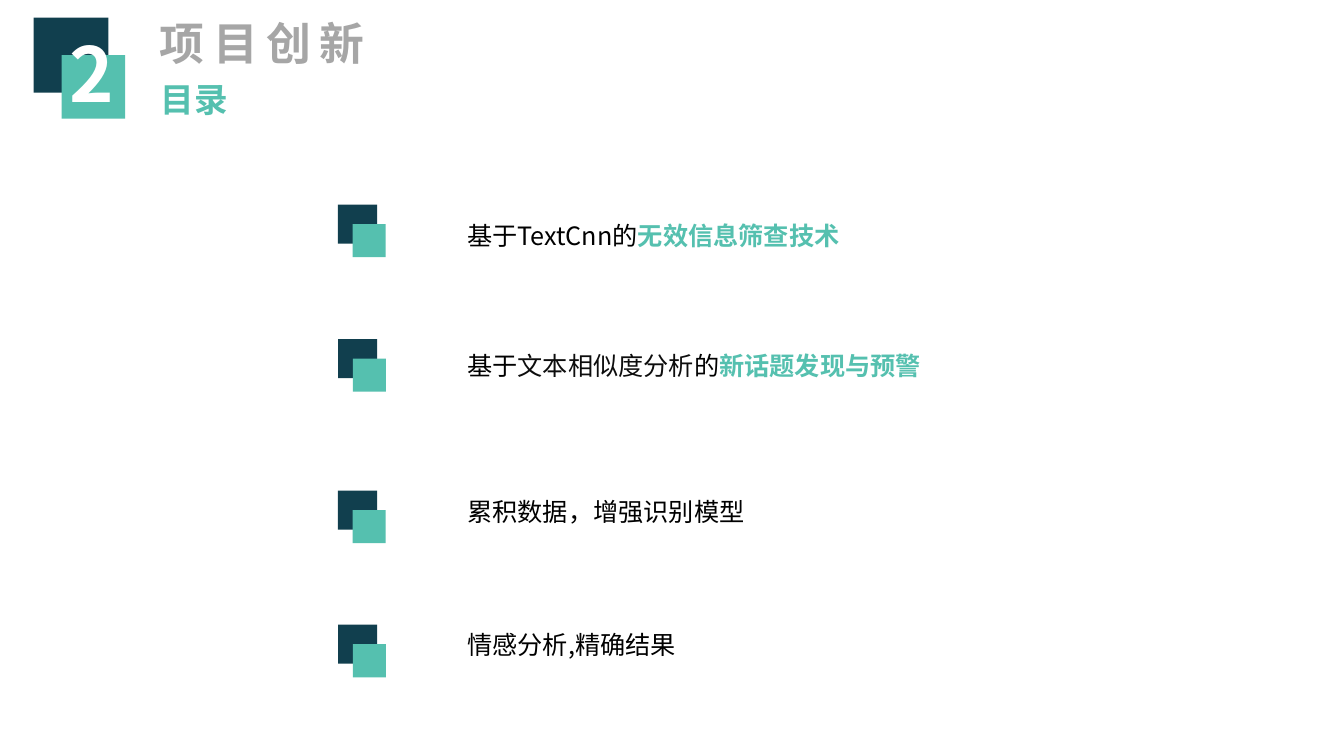
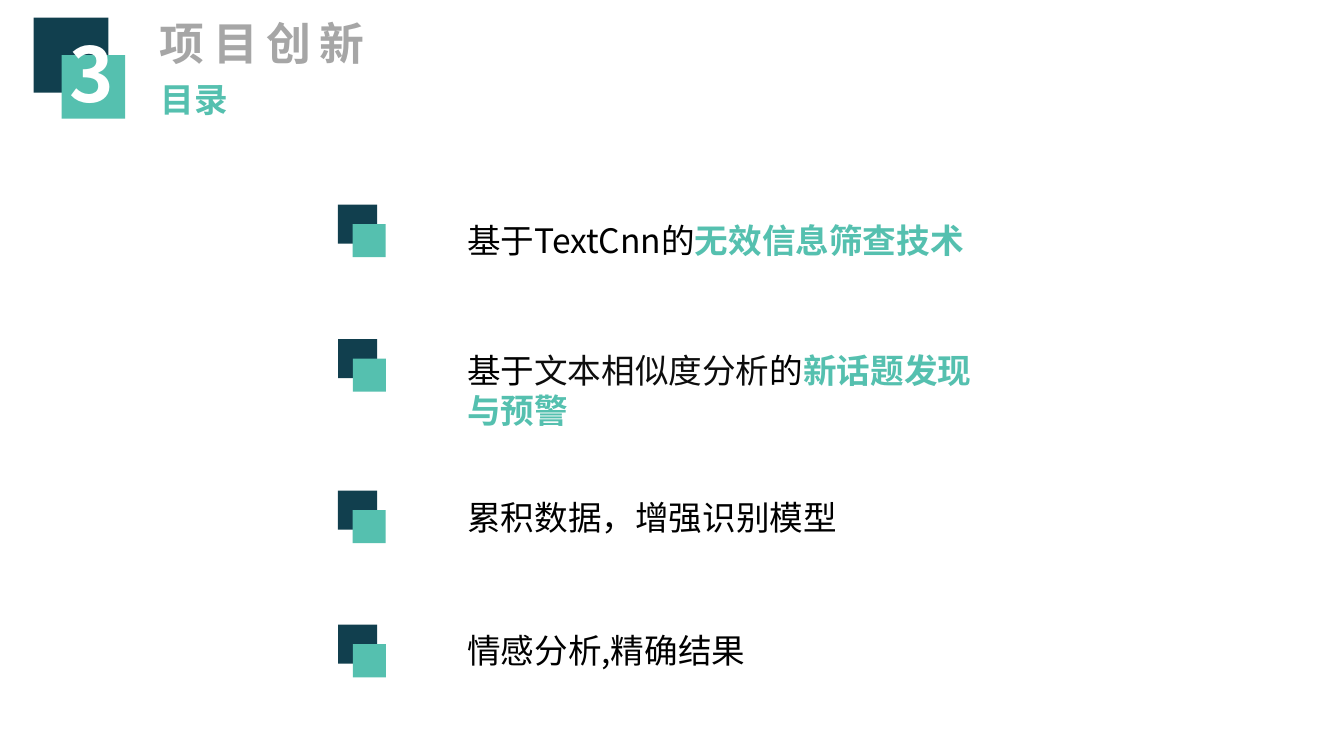
Before and after one commit to zjutfly/fly, a slide deck: slide 16 of fly_ppt.pptx (slide 15 before the commit). Drawn at 1344x756 pixels with LibreOffice and Linux fonts; fonts in the diff are those of the drawing. Boxes give left, top, right and bottom in pixels: in the first picture for what was removed or moved away, otherwise in the second. Text is boxed around its words. In the diff, an @@ line names an element or a change of style, - is before the commit and + after.

```diff
--- a/fly_ppt.pptx
+++ b/fly_ppt.pptx
@@ text at (x1=69, y1=24, x2=114, y2=120): text changed @@
-2
+3
@@ size 18 to 24 pt in 4 elements at (x1=467, y1=224, x2=964, y2=256), (x1=467, y1=501, x2=837, y2=534), (x1=467, y1=634, x2=745, y2=669), (x1=467, y1=354, x2=971, y2=426) @@
```
Also in this commit, not shown: 9 other slides changed, 2 slides added, 2 slides removed, 4 other files.
